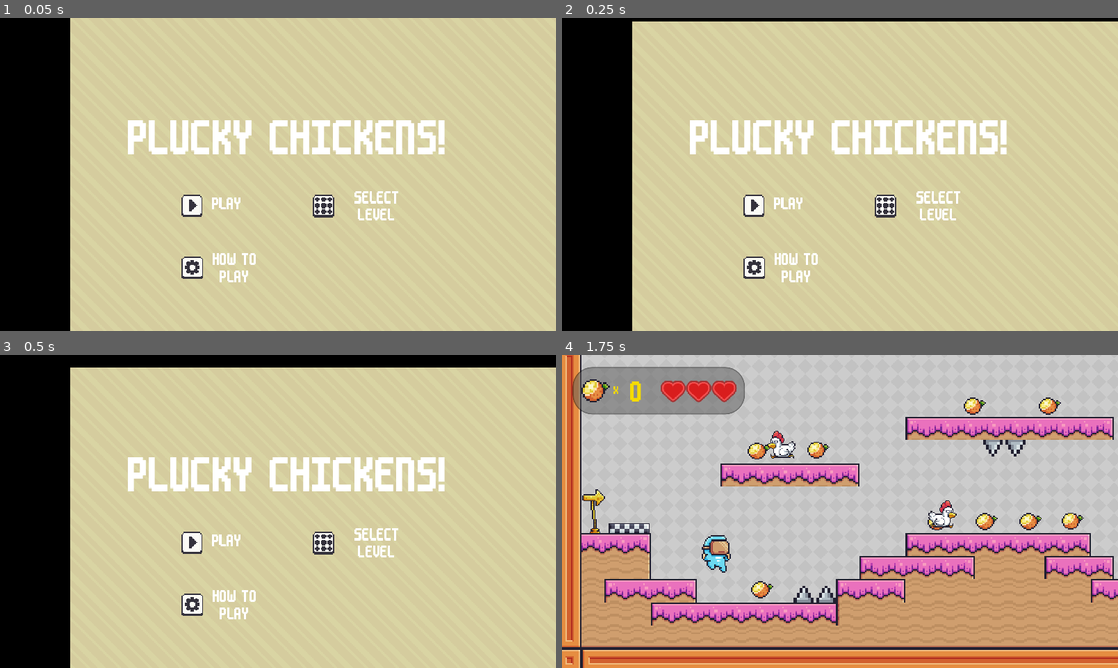
Above: before the commit, frames 1-4 (two rows, left to right).
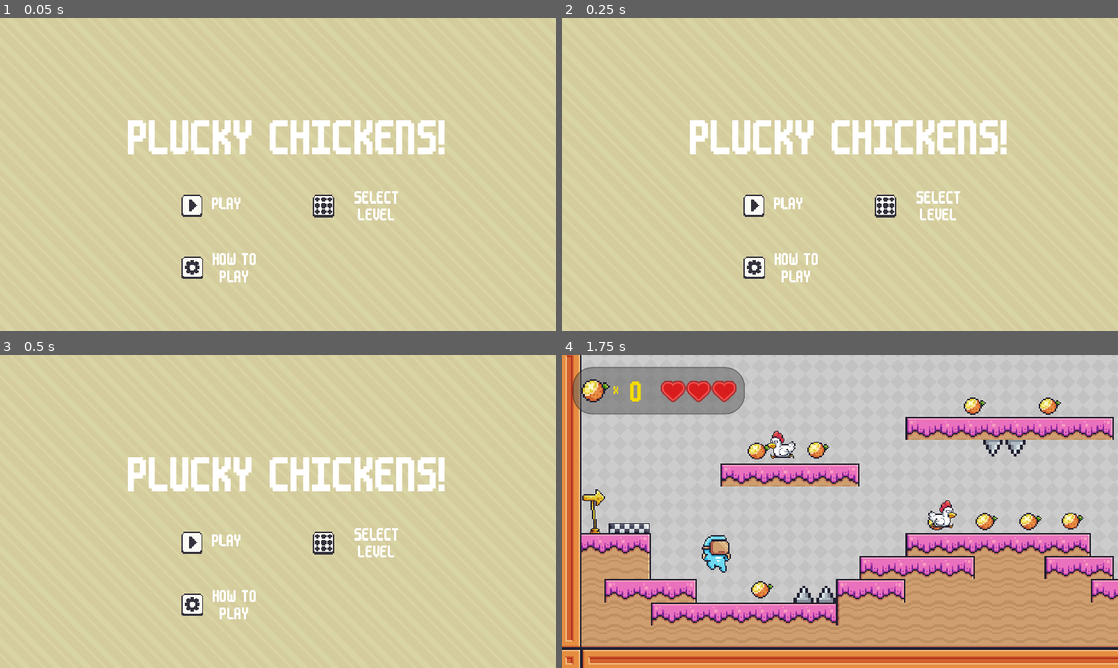
Above: after the commit, the same moments.

Repository: Cryo55ky/Plucky_Chickens
Game: Godot game, scene res://Scenes/main_menu.tscn
The game is run twice, just before and just after one commit, with the same random seed, the same clock (stepped at 60 frames per second) and the same inputs.
Inputs:
- Up to frame 1 (0.05 s): no input
- Up to frame 2 (0.25 s): no input
- Up to frame 3 (0.5 s): no input
- Up to frame 4 (1.75 s): click "PLAY" at 0.5 s; hold D (right) from 1.28 s (still down); tap W (jump) at 1.52 s

The runs differ from the first frame. In frame 1, 13% of the frame differs, in the area x 0-13%, y 0-100%; in frame 2, 14%; in frame 3, 16%, in the area x 0-100%, y 0-100%; in frame 4, nothing differs.

Commit message:
Revert "test3"
This reverts commit 5855a86e752cce4defcd4b7cef4d0a92e92fe53c.

Diff:
--- a/Scenes/main_menu.tscn
+++ b/Scenes/main_menu.tscn
@@ -23,10 +23,8 @@
 
 [node name="TextureRect" type="TextureRect" parent="ParallaxBackground/ParallaxLayer"]
 texture_filter = 1
-offset_left = 145.0
-offset_top = 117.0
-offset_right = 1297.0
-offset_bottom = 766.0
+offset_right = 1152.0
+offset_bottom = 649.0
 texture = ExtResource("1_y8nop")
 stretch_mode = 1
 
